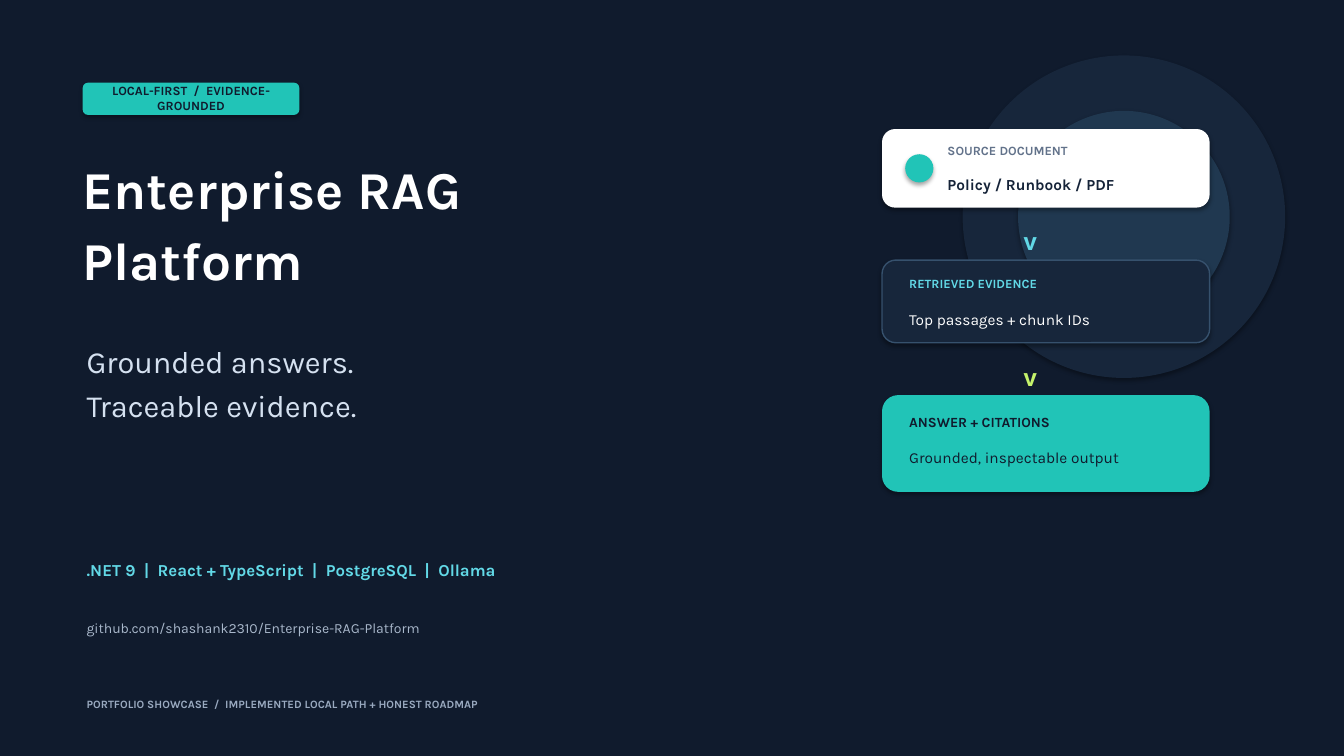
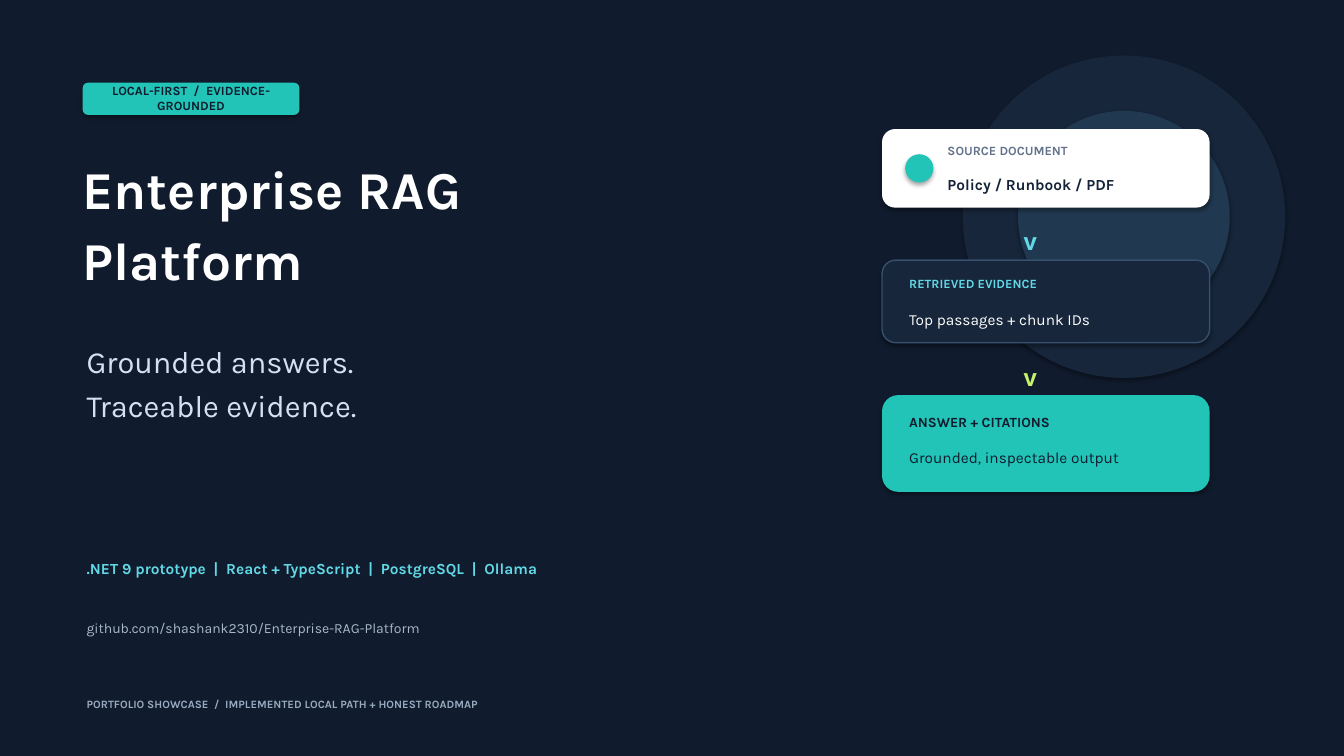
Before and after one commit to shashank2310/Enterprise-RAG-Platform, a slide deck: slide 1 of docs/enterprise-rag-showcase.pptx. Drawn at 1344x756 pixels with LibreOffice and Linux fonts; fonts in the diff are those of the drawing. Boxes give left, top, right and bottom in pixels: in the first picture for what was removed or moved away, otherwise in the second. Text is boxed around its words. In the diff, an @@ line names an element or a change of style, - is before the commit and + after.

```diff
--- a/docs/enterprise-rag-showcase.pptx
+++ b/docs/enterprise-rag-showcase.pptx
@@ text at (x1=87, y1=563, x2=537, y2=578): text changed; size 12 to 11 pt @@
-.NET 9 | React + TypeScript | PostgreSQL | Ollama
+.NET 9 prototype | React + TypeScript | PostgreSQL | Ollama
```
Also in this commit, not shown: 3 other slides changed, 7 other files.
